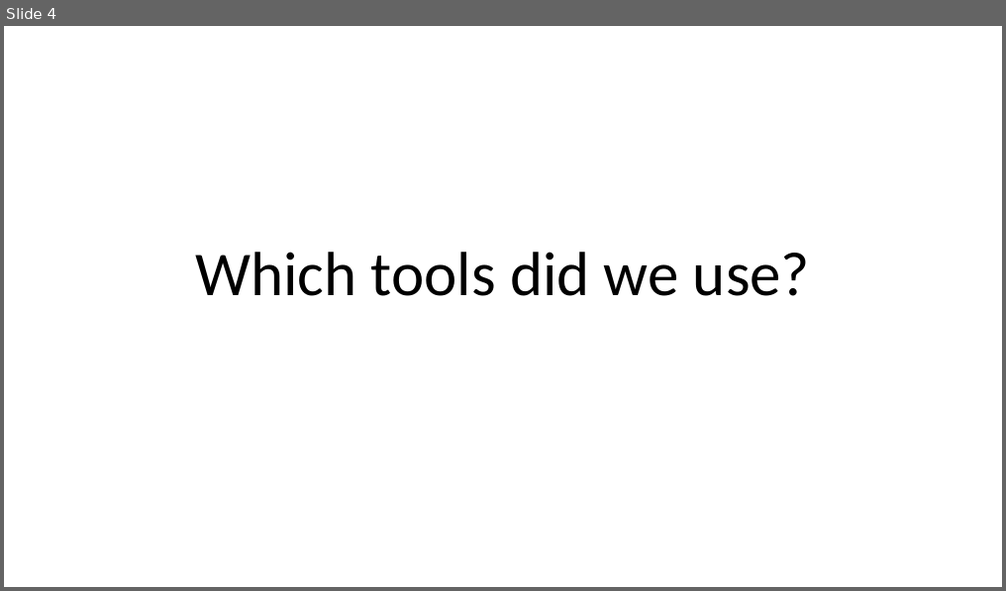
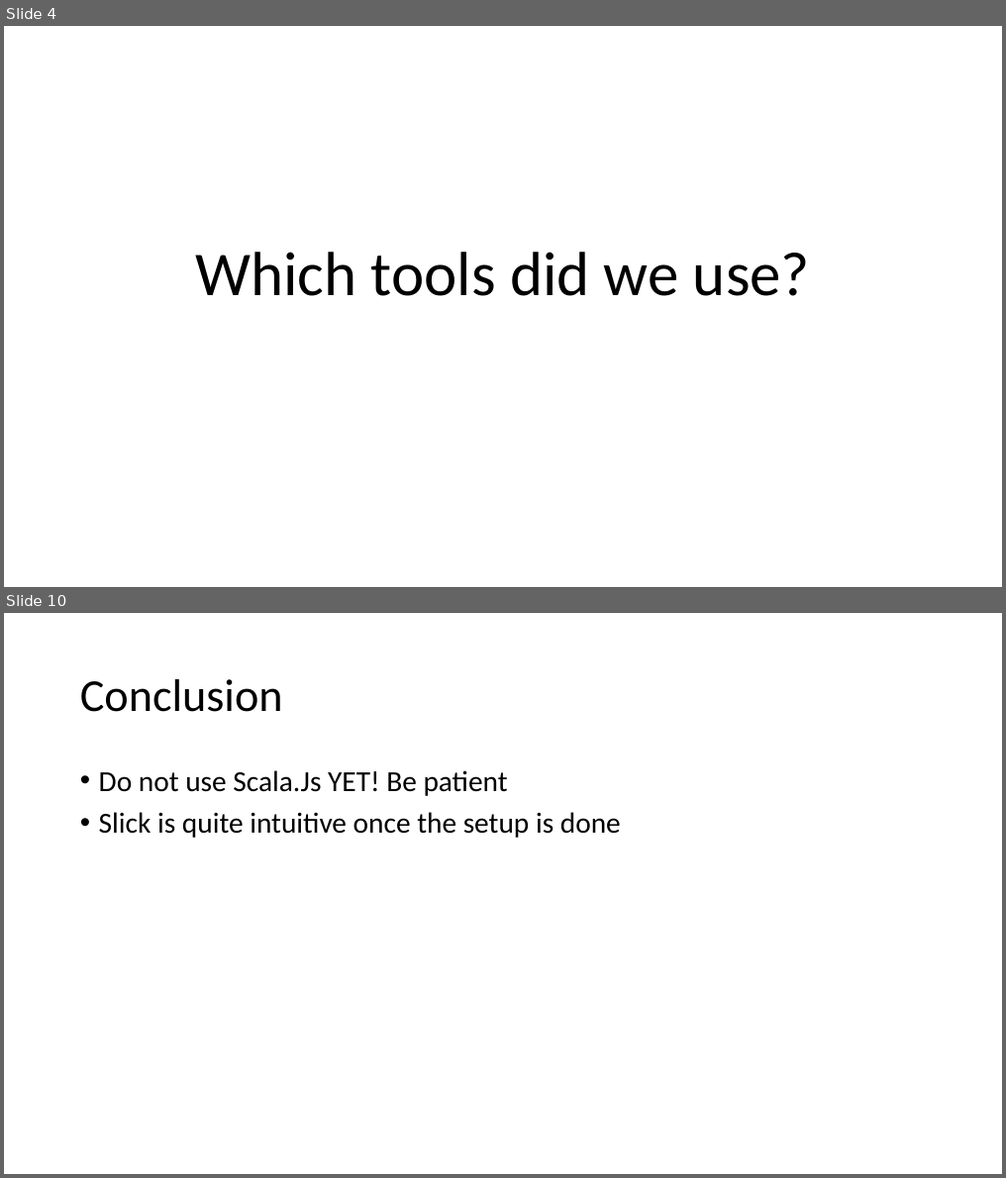
Before and after one commit to joke1196/HolyJobs, a slide deck: HolyJobs.pptx. Shown one above the other, each under a label of ours: slide 4 before the commit, slides 4 and 10 after it; the slides between them are not shown. The pictures are 1006x591 and 1006x1178 pixels, drawn with LibreOffice and Linux fonts; fonts in the diff are those of the drawing. Boxes give left, top, right and bottom in pixels: in the first picture for what was removed or moved away, otherwise in the second. Text is boxed around its words. In the diff, an @@ line names an element or a change of style, - is before the commit and + after.

```diff
--- a/HolyJobs.pptx
+++ b/HolyJobs.pptx
@@ slide 10 added at (x1=4, y1=613, x2=1002, y2=1174), background #FFFFFF @@
@@ title added at (x1=80, y1=679, x2=283, y2=712), 44 pt, text #000000 @@
+Conclusion
@@ text added at (x1=99, y1=770, x2=621, y2=838), 28 pt, text #000000 @@
+• Do not use Scala.Js YET! Be patient
+• Slick is quite intuitive once the setup is done
```
Also in this commit, not shown: 6 slides changed, 2 slides removed.
